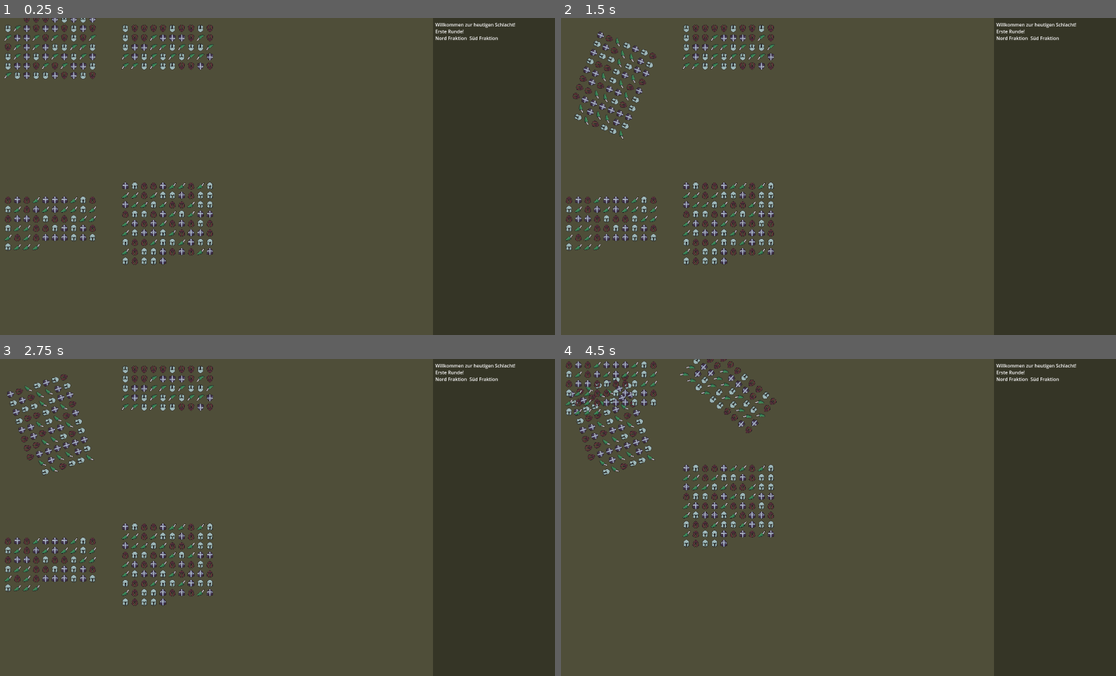
Above: before the commit, frames 1-4 (two rows, left to right).
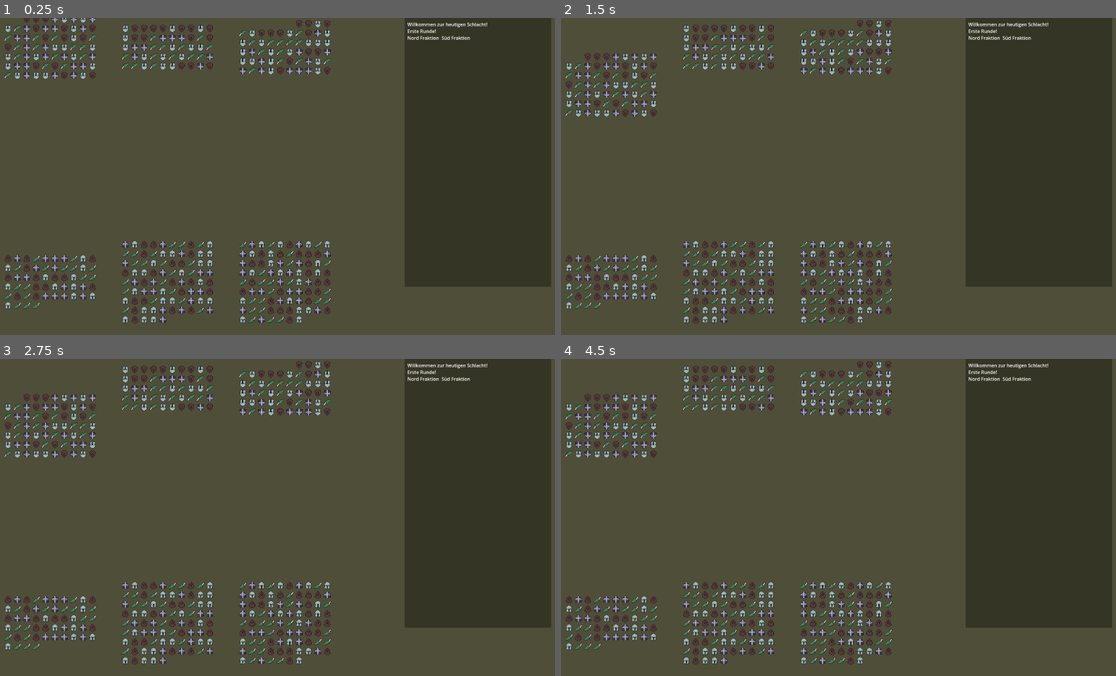
Above: after the commit, the same moments.

Repository: cjanta/RectsGodot
Game: Godot game, scene res://root.tscn
Same seed, same stepped clock (60 frames per second), same inputs: the game is played once before the commit and once after it.
Inputs (mouse positions are in pixels of both pictures, inside the frame that each line leads up to):
- Up to frame 1 (0.25 s): no input
- Up to frame 2 (1.5 s): tap Enter at 0.5 s; drag from (610, 46) to (727, 84) at 0.52 s; tap Space (Spacebar) at 1.25 s; drag from (610, 125) to (727, 46) at 1.27 s
- Up to frame 3 (2.75 s): tap Enter at 2 s; tap Space (Spacebar) at 2.1 s; click (166, 387) at 2.17 s
- Up to frame 4 (4.5 s): tap Space (Spacebar) at 2.75, 4.25 s; drag from (727, 425) to (610, 523) at 2.77 s; tap Enter at 3.5 s; drag from (610, 565) to (727, 387) at 3.52 s; drag from (727, 565) to (727, 387) at 4.27 s

The runs differ from the first frame. In frame 1, 15% of the frame differs, in the area x 0-100%, y 0-100%; in frame 2, 16%; in frame 3, 16%; in frame 4, 18%.

Commit message:
++

Diff:
--- a/Faction.gd
+++ b/Faction.gd
@@ -11,13 +11,13 @@
 func _ready():
 	session = find_parent("Game_Session")
 	var x_off = 200
-	var num_per_faction = 2
+	var num_per_faction = 3
 	if start_direction == Vector2.DOWN:
 		for n in num_per_faction:
 			create_test_regiments(Vector2(x_off+ n*400,100))
 	elif start_direction == Vector2.UP:
 		for n in num_per_faction:
-			create_test_regiments(Vector2(x_off+ n*400,700))
+			create_test_regiments(Vector2(x_off+ n*400,900))
 
 func _process(delta):
 	pass
--- a/Faction_Regiment.gd
+++ b/Faction_Regiment.gd
@@ -18,7 +18,7 @@
 var shape_extends_total = Vector2.ZERO
 var	relative_position = Vector2.ZERO
 var	regiment_bounds =  null
-var regiment_unit_size = Vector3(25,10,2)
+var regiment_unit_size = Vector3(3,1,3)
 var unit_pixel_size = 32.0
 
 var is_runntime_ini = true
@@ -29,8 +29,6 @@
 func _ready():
 	session = find_parent("Game_Session")
 	selected_Mouse_Position = get_global_mouse_position()
-	hitbox_rotation.shape.radius = 16.0
-	update_attached_gui()
 
 func get_unit_Pixel_size():
 	return unit_pixel_size
@@ -41,16 +39,6 @@
 func get_current_bounds_extends():
 	regiment_unit_size.z = ceil(regiment_unit_size.x / regiment_unit_size.y)
 	return Vector2(regiment_unit_size.y * unit_pixel_size /2  ,regiment_unit_size.z * unit_pixel_size /2  )
-
-
-func get_front_arc_polygon():
-	#shrott, noch missverstanden
-	var bounds = hitbox_regiment_bounds.shape.extents
-	var left_bot = Vector2(-bounds.x, - bounds.y) + position
-	var right_bot = Vector2(bounds.x, - bounds.y) + position
-	var left_top =  left_bot + Vector2.UP.rotated(deg_to_rad(-45) * 100)
-	var right_top = right_bot + Vector2.UP.rotated(deg_to_rad(45))
-	return PackedVector2Array([left_bot,left_top,right_top, right_bot])
 
 func _input(event):
 	#selection reset
@@ -73,9 +61,9 @@
 
 func setup(setup_facing : Vector2, setup_position : Vector2, new_size : Vector3):
 	self.setup_facing_dir = setup_facing
-	self.setup_pos = setup_position
 	if setup_facing == Vector2.DOWN:
 		rotation_degrees += 180
+	self.setup_pos = setup_position
 	set_regiment_unit_size(new_size)
 	hitbox_regiment_bounds.shape = hitbox_regiment_bounds.shape.duplicate()
 	hitbox_regiment_bounds.shape.extents = get_current_bounds_extends()
@@ -97,9 +85,9 @@
 	update_attached_gui()
 
 func update_attached_gui():
-	var y_offset = get_current_bounds_extends().y / 2.0
+	var y_offset = hitbox_regiment_bounds.shape.extents.y + unit_pixel_size / 2.0
 	for node in node_to_update:
-		node.position += Vector2(0,-y_offset - unit_pixel_size)
+		node.position += Vector2(0,-y_offset )
 
 func update_relatives():
 	shape_extends_total = Vector2(hitbox_regiment_bounds.shape.extents.x *2, hitbox_regiment_bounds.shape.extents.y *2)
--- a/faction_regiment_scene.tscn
+++ b/faction_regiment_scene.tscn
@@ -1,10 +1,11 @@
-[gd_scene load_steps=6 format=3 uid="uid://bwv3s62w20ivm"]
+[gd_scene load_steps=7 format=3 uid="uid://bwv3s62w20ivm"]
 
 [ext_resource type="Script" path="res://Faction_Regiment.gd" id="1_nqapm"]
 [ext_resource type="Texture2D" uid="uid://cftc6r08dnci6" path="res://grfx/iconDarkGrey32.png" id="2_2qplr"]
 [ext_resource type="PackedScene" uid="uid://sf58apyyihsn" path="res://hitbox_regiment_bounds.tscn" id="2_daj36"]
 [ext_resource type="Script" path="res://faction_icon.gd" id="2_nebew"]
 [ext_resource type="PackedScene" uid="uid://3mie7hp7sxd" path="res://hitbox_rotation.tscn" id="3_3dvq2"]
+[ext_resource type="Script" path="res://hitbox_arcs.gd" id="6_npda7"]
 
 [node name="Faction_Regiment_Scene" type="Node2D"]
 script = ExtResource("1_nqapm")
@@ -18,5 +19,11 @@
 texture = ExtResource("2_2qplr")
 script = ExtResource("2_nebew")
 
+[node name="hitbox_arcs" type="Area2D" parent="."]
+script = ExtResource("6_npda7")
+
+[node name="CollisionPolygon2D" type="CollisionPolygon2D" parent="hitbox_arcs"]
+polygon = PackedVector2Array(15, 16, 41, 82, 2, 55, -18, 88, -19, 41, -52, 38)
+
 [connection signal="input_event" from="hitbox_regiment_bounds" to="." method="_on_hitbox_regiment_bounds_input_event"]
 [connection signal="input_event" from="hitbox_rotation" to="." method="_on_hitbox_rotation_input_event"]
--- a/hitbox_arcs.gd
+++ b/hitbox_arcs.gd
@@ -1,18 +1,27 @@
 extends Area2D
 
 
-
+var is_runtime_ini = true
 var regiment : Faction_Regiment
-@onready var coll_shape :CollisionPolygon2D = $front_arc
+@onready var coll_shape :CollisionPolygon2D = $CollisionPolygon2D
 
 func _ready():
 	regiment = get_parent()
-	coll_shape.polygon = get_regiment_front_polygon()
+	coll_shape.polygon = coll_shape.polygon.duplicate()
 
 	pass
 
+func _process(delta):
+	chick_runtime_ini()
+
+func chick_runtime_ini():
+	if is_runtime_ini:
+		is_runtime_ini = false;
+		coll_shape.polygon = get_regiment_front_polygon()
+
 func get_regiment_front_polygon():
-	var size = regiment.get_current_bounds_extends() as Vector2
+	var size = regiment.hitbox_regiment_bounds.shape.extents as Vector2
+	var y_offset = regiment.hitbox_regiment_bounds.shape.extents.y + regiment.unit_pixel_size / 2.0
 	var rotation_off = deg_to_rad(60)
 	var arc_length = 180
 	#[tl, tl_arc, tr_arc, tr]
@@ -21,13 +30,28 @@
 	points.append(tl)
 	var tl_arc = Vector2(-size.x ,-size.y) + Vector2.LEFT.rotated(rotation + rotation_off) * arc_length
 	points.append(tl_arc)
+	var tr = position + Vector2(size.x ,-size.y)
+	#get_fan_points(tl,tr, tl_arc, points)
 	var tr_arc = Vector2(size.x ,-size.y) + Vector2.RIGHT.rotated(rotation - rotation_off) * arc_length
 	points.append(tr_arc)
-	var tr = position + Vector2(size.x ,-size.y)
 	points.append(tr)
 	return points
 
-func draw_front_arc():
+func get_fan_points(start : Vector2, end : Vector2, top_left : Vector2, packed_arry : PackedVector2Array):
+	var dir = end - start
+	var dir_length = dir.length()
+	dir = dir.normalized()
+	var detail = 1
+	var length_ratio = dir_length / detail
+	var current = Vector2(start.x,start.y)
+	var height = top_left - start
+	for n in detail:
+		current = current  * length_ratio
+		packed_arry.append(Vector2(current.x, current.y).rotated(deg_to_rad(90)))
+
+
+
+func draw_front_arc_flat():
 	var size = regiment.get_current_bounds_extends() as Vector2
 	var rotation_off = deg_to_rad(60)
 	var arc_length = 180
--- a/hitbox_rotation.tscn
+++ b/hitbox_rotation.tscn
@@ -1,6 +1,7 @@
 [gd_scene load_steps=2 format=3 uid="uid://3mie7hp7sxd"]
 
 [sub_resource type="CircleShape2D" id="CircleShape2D_3p1nj"]
+radius = 16.0
 
 [node name="hitbox_rotation" type="Area2D"]
 
--- a/line_draw.gd
+++ b/line_draw.gd
@@ -23,6 +23,7 @@
 	points.append(tl)
 	var tl_arc = Vector2(-size.x ,-size.y) + Vector2.LEFT.rotated(rotation + rotation_off) * arc_length
 	points.append(tl_arc)
+
 	var tr_arc = Vector2(size.x ,-size.y) + Vector2.RIGHT.rotated(rotation - rotation_off) * arc_length
 	points.append(tr_arc)
 	var tr = position + Vector2(size.x ,-size.y)
--- a/root.tscn
+++ b/root.tscn
@@ -11,25 +11,24 @@
 gui = NodePath("GUI_LOG")
 
 [node name="GUI_LOG" type="CanvasLayer" parent="Game_Session"]
-layer = -1
+layer = 10
 script = ExtResource("1_b4ysd")
 
 [node name="ColorRect" type="ColorRect" parent="Game_Session/GUI_LOG"]
-anchors_preset = 1
-anchor_left = 1.0
-anchor_right = 1.0
-offset_left = -416.0
-offset_bottom = 1081.0
-grow_horizontal = 0
+offset_left = 1407.0
+offset_right = 1907.0
+offset_bottom = 915.0
+size_flags_horizontal = 3
+size_flags_vertical = 3
 mouse_filter = 2
 color = Color(0, 0, 0, 0.32549)
 
 [node name="RichTextLabel" type="RichTextLabel" parent="Game_Session/GUI_LOG/ColorRect"]
-layout_mode = 0
-offset_left = 8.0
-offset_top = 11.0
-offset_right = 403.0
-offset_bottom = 1073.0
+layout_mode = 2
+offset_left = 10.0
+offset_top = 10.0
+offset_right = 490.0
+offset_bottom = 905.0
 mouse_filter = 2
 bbcode_enabled = true
 text = "Willkommen zur heutigen Schlacht!
